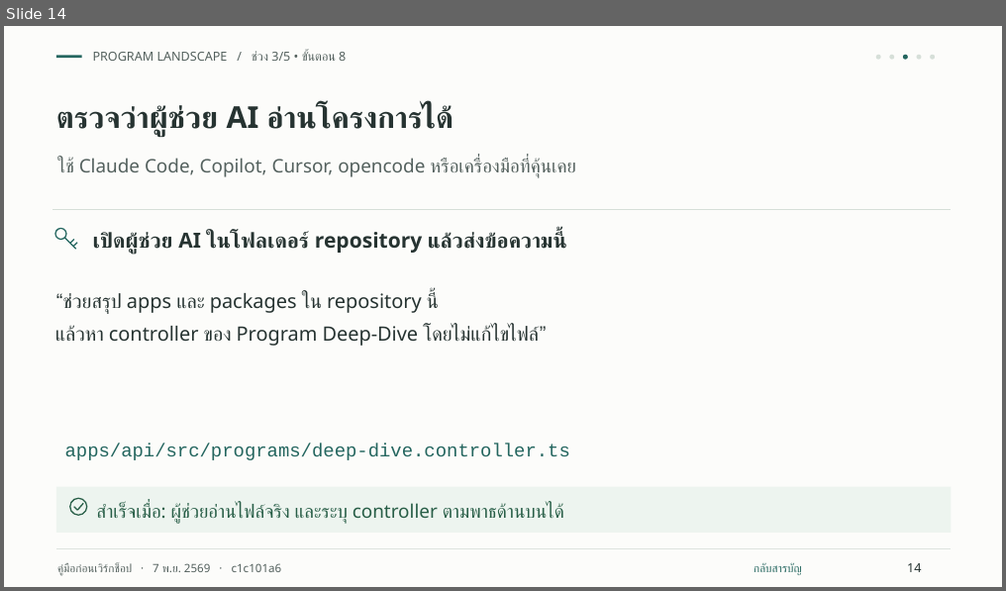
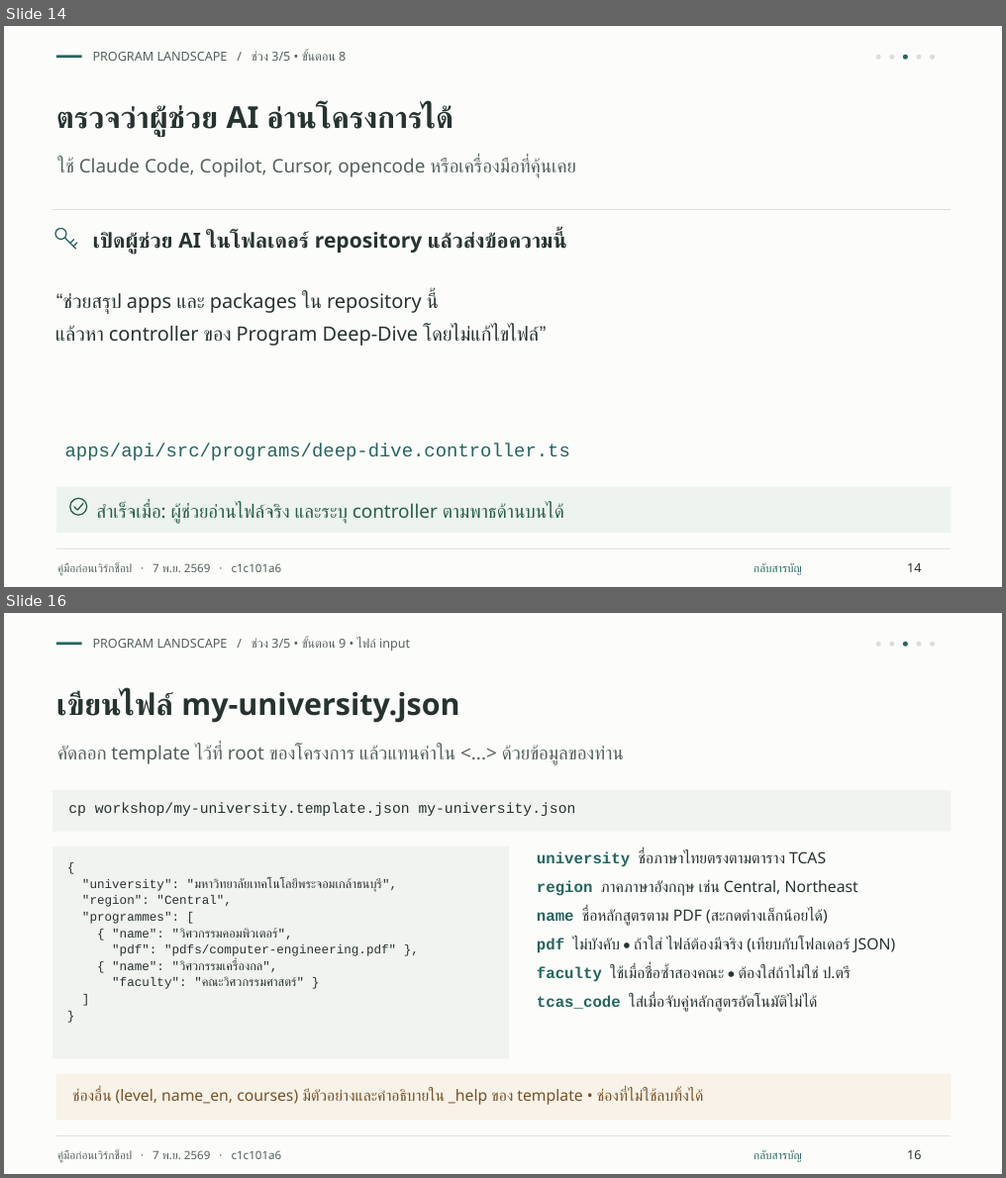
Before and after one commit to KMUTT-ETS/program-landscape, a slide deck: workshop/pre-workshop-preparation.pptx. Shown one above the other, each under a label of ours: slide 14 before the commit, slides 14 and 16 after it; the slides between them are not shown. The pictures are 1006x591 and 1006x1178 pixels, drawn with LibreOffice and Linux fonts; fonts in the diff are those of the drawing. Boxes give left, top, right and bottom in pixels: in the first picture for what was removed or moved away, otherwise in the second. Text is boxed around its words. In the diff, an @@ line names an element or a change of style, - is before the commit and + after.

```diff
--- a/workshop/pre-workshop-preparation.pptx
+++ b/workshop/pre-workshop-preparation.pptx
@@ slide 16 added at [4,613,1002,1174], background #FCFCFA @@
@@ rectangle added at [56,642,82,646], fill #24665F @@
@@ text added at [93,638,410,651], 12 pt, text #54615E @@
+PROGRAM LANDSCAPE / ช่วง 3/5 • ขั้นตอน 9 • ไฟล์ input
@@ ellipse added at [876,642,881,647], fill #D6DFD8 @@
@@ ellipse added at [890,642,895,647], fill #D6DFD8 @@
@@ ellipse added at [903,642,908,647], fill #24665F @@
@@ ellipse added at [917,642,922,647], fill #D6DFD8 @@
@@ ellipse added at [930,642,936,647], fill #D6DFD8 @@
@@ title added at [56,691,459,723], 29 pt, text #263331, bold @@
+เขียนไฟล์ my-university.json
@@ text added at [57,745,624,765], 18 pt, text #54615E @@
+คัดลอก template ไว้ที่ root ของโครงการ แล้วแทนค่าใน <...> ด้วยข้อมูลของท่าน
@@ rectangle added at [53,790,951,832], fill #F0F3EF @@
@@ text added at [68,803,576,816], 14 pt, text #263331 @@
+cp workshop/my-university.template.json my-university.json
@@ rectangle added at [53,847,509,1059], fill #F0F3EF @@
@@ text added at [82,879,397,989], 12 pt, text #263331 @@
+{
+"university": "มหาวิทยาลัยเทคโนโลยีพระจอมเกล้าธนบุรี",
+"region": "Central",
+"programmes": [
+{ "name": "วิศวกรรมคอมพิวเตอร์",
+"pdf": "pdfs/computer-engineering.pdf" },
+{ "name": "วิศวกรรมเครื่องกล",
+"faculty": "คณะวิศวกรรมศาสตร์" }
+]
+}
@@ text added at [537,851,895,1012], 15 pt, text #263331 @@
+university ชื่อภาษาไทยตรงตามตาราง TCAS
+region ภาคภาษาอังกฤษ เช่น Central, Northeast
+name ชื่อหลักสูตรตาม PDF (สะกดต่างเล็กน้อยได้)
+pdf ไม่บังคับ • ถ้าใส่ ไฟล์ต้องมีจริง (เทียบกับโฟลเดอร์ JSON)
+faculty ใช้เมื่อชื่อซ้ำสองคณะ • ต้องใส่ถ้าไม่ใช่ ป.ตรี
+tcas_code ใส่เมื่อจับคู่หลักสูตรอัตโนมัติไม่ได้
@@ rectangle added at [56,1074,951,1120], fill #F8F2E8 @@
@@ text added at [72,1089,703,1105], 15 pt, text #795126 @@
+ช่องอื่น (level, name_en, courses) มีตัวอย่างและคำอธิบายใน _help ของ template • ช่องที่ไม่ใช้ลบทิ้งได้
@@ line added from (56, 1137) to (951, 1137), #DDE3DE 1 pt @@
@@ text added at [57,1151,282,1163], 11 pt, text #54615E @@
+คู่มือก่อนเวิร์กช็อป · 7 พ.ย. 2569 · c1c101a6
@@ text added at [753,1151,802,1162], 11 pt, text #24665F @@
+กลับสารบัญ
@@ text added at [907,1151,921,1159], 12 pt, text #263331 @@
+16
```
Also in this commit, not shown: 20 slides changed, 1 other file.
